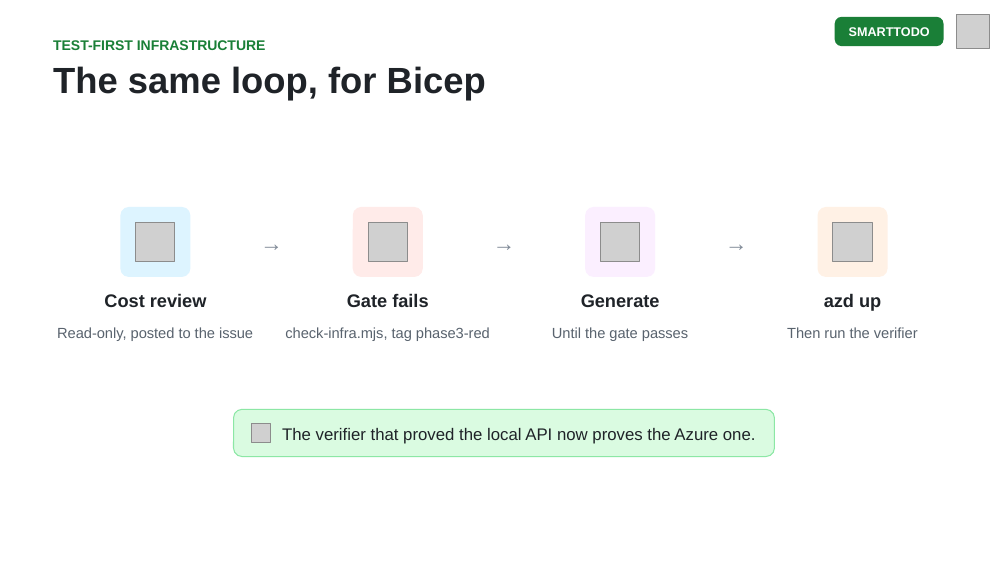
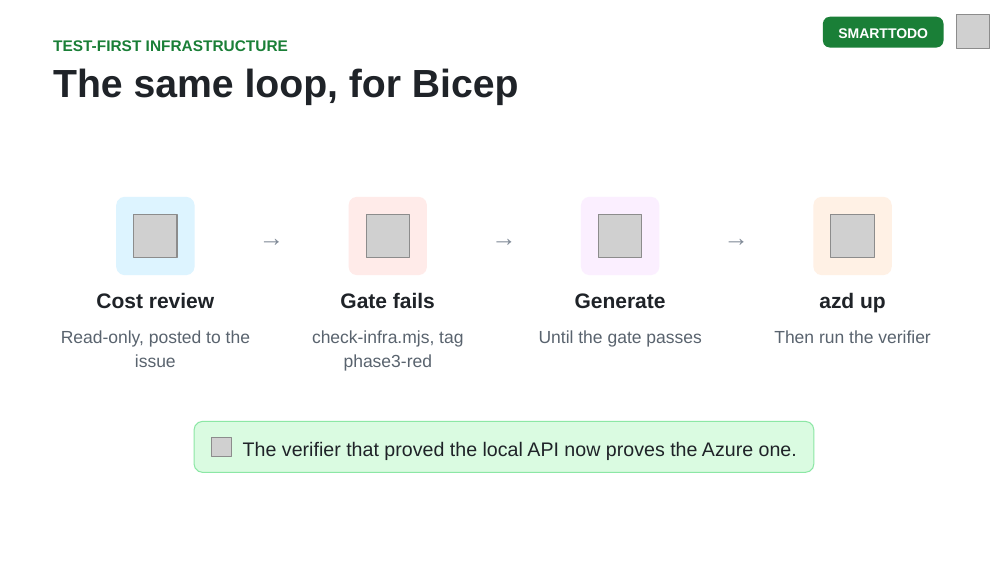
Before and after one commit to DanWahlin/agentic-journeys, a slide deck: slide 18 of slides/03-smart-todo.pptx. Drawn at 1008x567 pixels with LibreOffice and Linux fonts; fonts in the diff are those of the drawing; grey boxes stand for pictures. Boxes give left, top, right and bottom in pixels: in the first picture for what was removed or moved away, otherwise in the second. Text is boxed around its words. In the diff, an @@ line names an element or a change of style, - is before the commit and + after.

```diff
--- a/slides/03-smart-todo.pptx
+++ b/slides/03-smart-todo.pptx
@@ rounded rectangle: place and size @@
-rounded rectangle at (835,17,943,46)
+rounded rectangle at (823,17,943,48)
@@ text "SMARTTODO": place and size @@
-text "SMARTTODO" at (849,27,930,36)
+text "SMARTTODO" at (838,28,928,38)
@@ text "SMARTTODO" at (838,28,928,38): size 9 to 10 pt @@
@@ text "TEST-FIRST INFRASTRUCTURE" at (53,40,288,51): size 10 to 11 pt @@
@@ text "The same loop, for Bicep" at (53,68,519,105): size 26 to 28 pt; line spacing 31pt to 33pt @@
@@ rounded rectangle: place and size @@
-rounded rectangle at (120,207,190,276)
+rounded rectangle at (116,197,195,275)
@@ rounded rectangle: place and size @@
-rounded rectangle at (353,207,422,276)
+rounded rectangle at (349,197,427,275)
@@ rounded rectangle: place and size @@
-rounded rectangle at (586,207,655,276)
+rounded rectangle at (581,197,659,275)
@@ rounded rectangle: place and size @@
-rounded rectangle at (817,207,887,276)
+rounded rectangle at (813,197,892,275)
@@ picture: place and size @@
-picture at (136,223,175,262)
+picture at (134,215,177,258)
@@ 3 texts: place and size @@
-3 texts at (260,229,748,255)
+3 texts at (259,222,750,251)
@@ size 16 to 18 pt in 3 elements at (724,222,750,251), (491,222,517,251), (259,222,285,251) @@
@@ picture: place and size @@
-picture at (368,223,407,262)
+picture at (366,215,409,258)
@@ picture: place and size @@
-picture at (601,223,640,262)
+picture at (599,215,642,258)
@@ picture: place and size @@
-picture at (833,223,872,262)
+picture at (831,215,874,258)
@@ size 13 to 15 pt; line spacing 16.2pt to 18.8pt in 4 elements at (575,293,666,309), (819,292,886,312), (340,292,435,309), (96,292,214,309) @@
@@ text "Cost review": place and size @@
-text "Cost review" at (104,293,207,307)
+text "Cost review" at (96,292,214,309)
@@ size 10.5 to 12.5 pt; line spacing 14.2pt to 16.9pt in 4 elements at (312,330,463,371), (539,330,701,347), (774,330,930,343), (61,330,250,367) @@
@@ text "Until the gate passes": place and size @@
-text "Until the gate passes" at (552,327,688,341)
+text "Until the gate passes" at (539,330,701,347)
@@ text "Then run the verifier": place and size @@
-text "Then run the verifier" at (787,327,918,338)
+text "Then run the verifier" at (774,330,930,343)
@@ proportions changed in 6 elements at (823,17,943,48), (581,197,659,275), (116,197,195,275), (349,197,427,275), (813,197,892,275), (195,421,814,473) @@
@@ rounded rectangle: place and size @@
-rounded rectangle at (234,409,775,457)
+rounded rectangle at (195,421,814,473)
@@ picture: place and size @@
-picture at (251,423,270,443)
+picture at (212,437,231,457)
@@ text "The verifier that proved the ...": place and size @@
-text "The verifier that proved the ..." at (282,428,756,444)
+text "The verifier that proved the ..." at (243,441,797,460)
@@ text "The verifier that proved the ..." at (243,441,797,460): size 12 to 14 pt; line spacing 16.2pt to 18.9pt @@
```
Also in this commit, not shown: 24 other slides changed, 7 other files.
